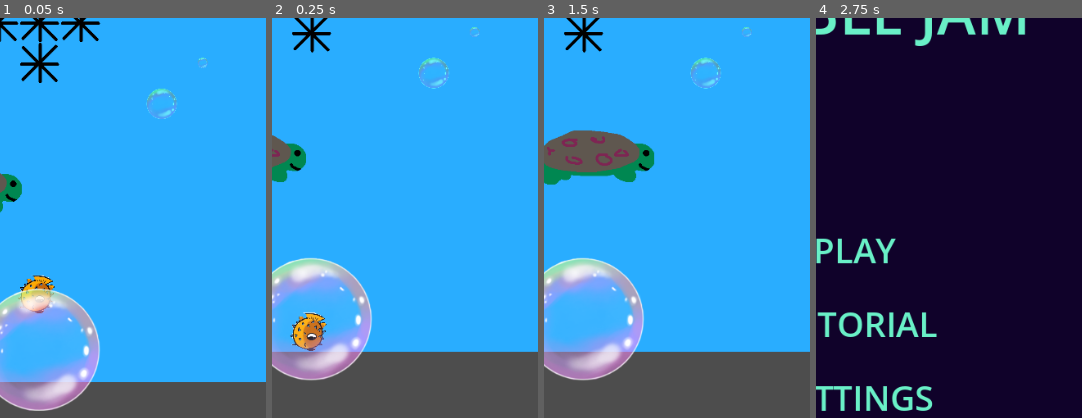
Above: before the commit, frames 1-4 (left to right).
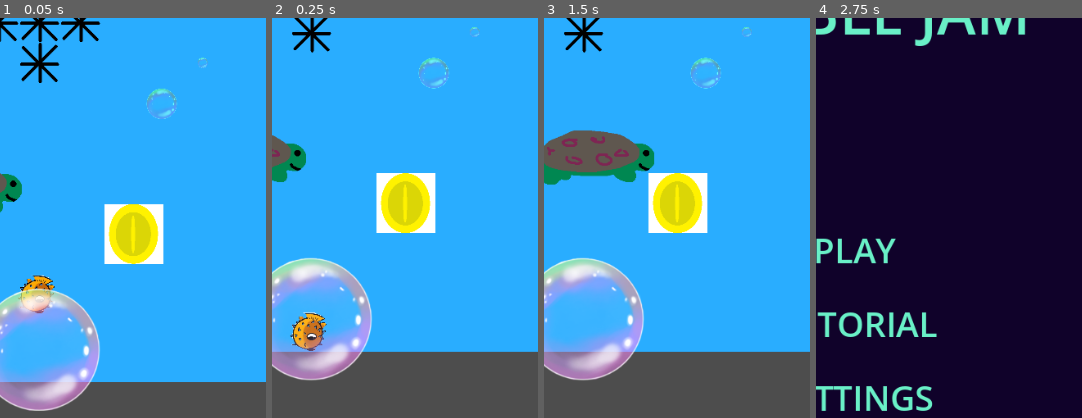
Above: after the commit, the same moments.

Repository: Birdboys/bubbleJam
Game: Godot game, scene res://scenes/test_environment.tscn
The game is run twice, just before and just after one commit, with the same random seed, the same clock (stepped at 60 frames per second) and the same inputs. This scene is started directly instead of the project's main scene.
Inputs (mouse positions are % of the whole screen's width and height, from its top left):
- Up to frame 1 (0.05 s): no input
- Up to frame 2 (0.25 s): no input
- Up to frame 3 (1.5 s): move the mouse to (72, 45) at 0.52 s; tap Space (puff) at 0.6 s; move the mouse to (30, 55) at 1.27 s; tap E (start) at 1.35 s
- Up to frame 4 (2.75 s): move the mouse to (60, 28) at 2.02 s; tap Space (puff) at 2.1 s
The pictures show only the part of the screen within x 43-93%, y 12-62%; the shares and areas given below are measured in that part.

The runs differ from the first frame. In frame 1, 3.4% of the frame differs, in the area x 39-62%, y 46-62%; in frame 2, 3.4%; in frame 3, 3.4%; in frame 4, nothing differs.

Commit message:
making coin

Diff:
--- /dev/null
+++ b/scenes/coin.tscn
@@ -0,0 +1,17 @@
+[gd_scene load_steps=4 format=3 uid="uid://68d53l1ufr01"]
+
+[ext_resource type="Texture2D" uid="uid://bp6p7e2lvhcg1" path="res://assets/temp/coin.png" id="1_u7tbh"]
+[ext_resource type="Script" path="res://scripts/coin.gd" id="2_jb3st"]
+
+[sub_resource type="CircleShape2D" id="CircleShape2D_eiqkk"]
+radius = 143.422
+
+[node name="coinSprite" type="Sprite2D"]
+position = Vector2(127, 180)
+texture = ExtResource("1_u7tbh")
+script = ExtResource("2_jb3st")
+
+[node name="coinHitBox" type="Area2D" parent="."]
+
+[node name="hitBoxCol" type="CollisionShape2D" parent="coinHitBox"]
+shape = SubResource("CircleShape2D_eiqkk")
--- a/scenes/section1.tscn
+++ b/scenes/section1.tscn
@@ -38,6 +38,8 @@
 [node name="level" type="Node2D" parent="."]
 position = Vector2(0, 2000)
 
+[node name="coins" type="Node2D" parent="level"]
+
 [node name="urchinLayer" type="TileMapLayer" parent="level"]
 use_parent_material = true
 tile_map_data = PackedByteArray("AAD9//P/AQAAAAAAAQD8//P/AQAAAAAAAQADAPT/AQAAAAAAAQAKAPj/AQAAAAAAAQAJAPj/AQAAAAAAAQAIAP …(2736 unchanged characters)…
--- a/scenes/test_environment.tscn
+++ b/scenes/test_environment.tscn
@@ -7,6 +7,7 @@
 [ext_resource type="PackedScene" uid="uid://dxhjqvqq6yi0m" path="res://scenes/urchin.tscn" id="5_ks4oj"]
 [ext_resource type="PackedScene" uid="uid://rtqqgxot481" path="res://scenes/collect_bubble.tscn" id="6_cwxk8"]
 [ext_resource type="PackedScene" uid="uid://cppibnxi6p8lb" path="res://scenes/turtle.tscn" id="8_6c6d7"]
+[ext_resource type="PackedScene" uid="uid://68d53l1ufr01" path="res://scenes/coin.tscn" id="8_iknth"]
 
 [node name="testEnvironment" type="Node2D"]
 script = ExtResource("1_66d0o")
@@ -88,3 +89,6 @@
 [node name="turtle" parent="." instance=ExtResource("8_6c6d7")]
 position = Vector2(-400, -200)
 path_points = Array[Vector2]([Vector2(0, 0), Vector2(800, 0)])
+
+[node name="coinSprite" parent="." instance=ExtResource("8_iknth")]
+position = Vector2(464, 35)
--- /dev/null
+++ b/scripts/coin.gd
@@ -0,0 +1,10 @@
+extends Sprite2D
+@onready var coinHitBox := $coinHitBox
+
+# Called when the node enters the scene tree for the first time.
+func _ready():
+	coinHitBox.body_entered.connect(collectCoin)
+
+func collectCoin():
+	print("Collected coin")
+	queue_free()
Binary file added: assets/temp/coin.png
Not shown, added: assets/temp/coin.png.import
Not shown: 1 places in scenes/test_environment.tscn that only renumber resources
